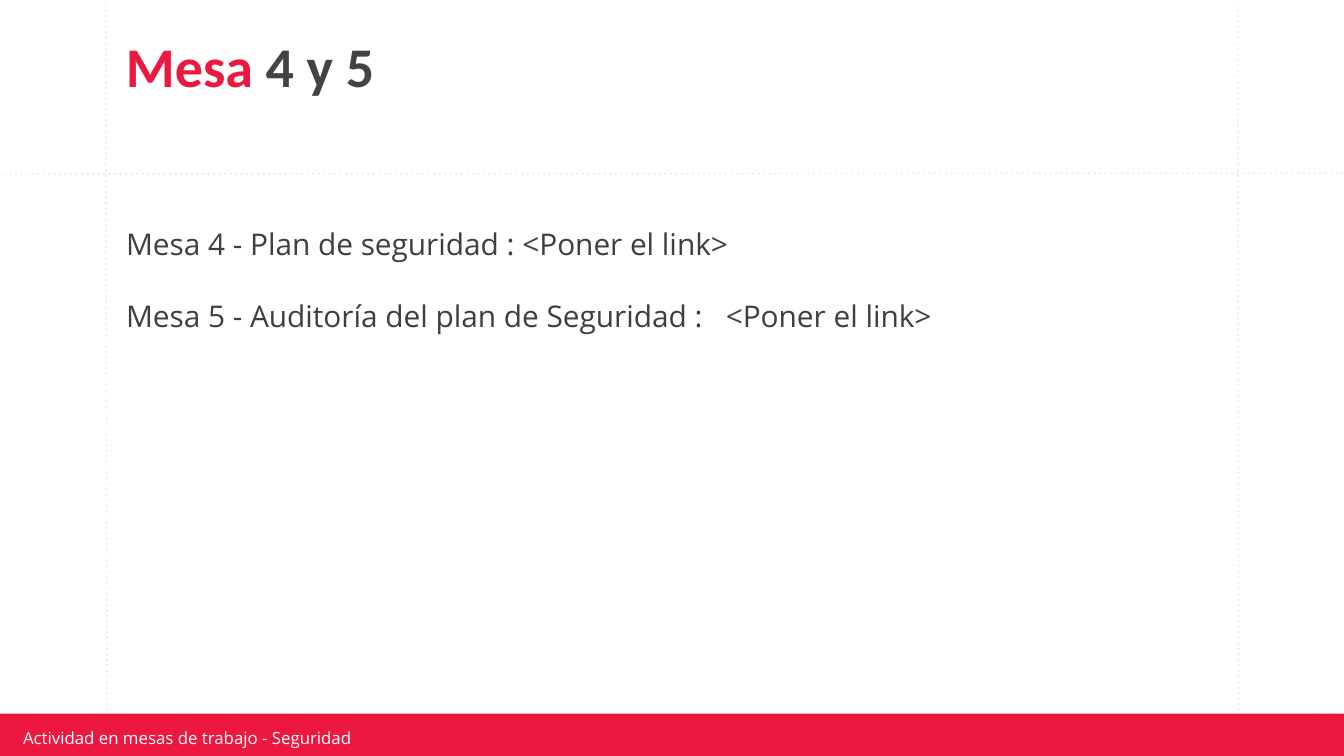
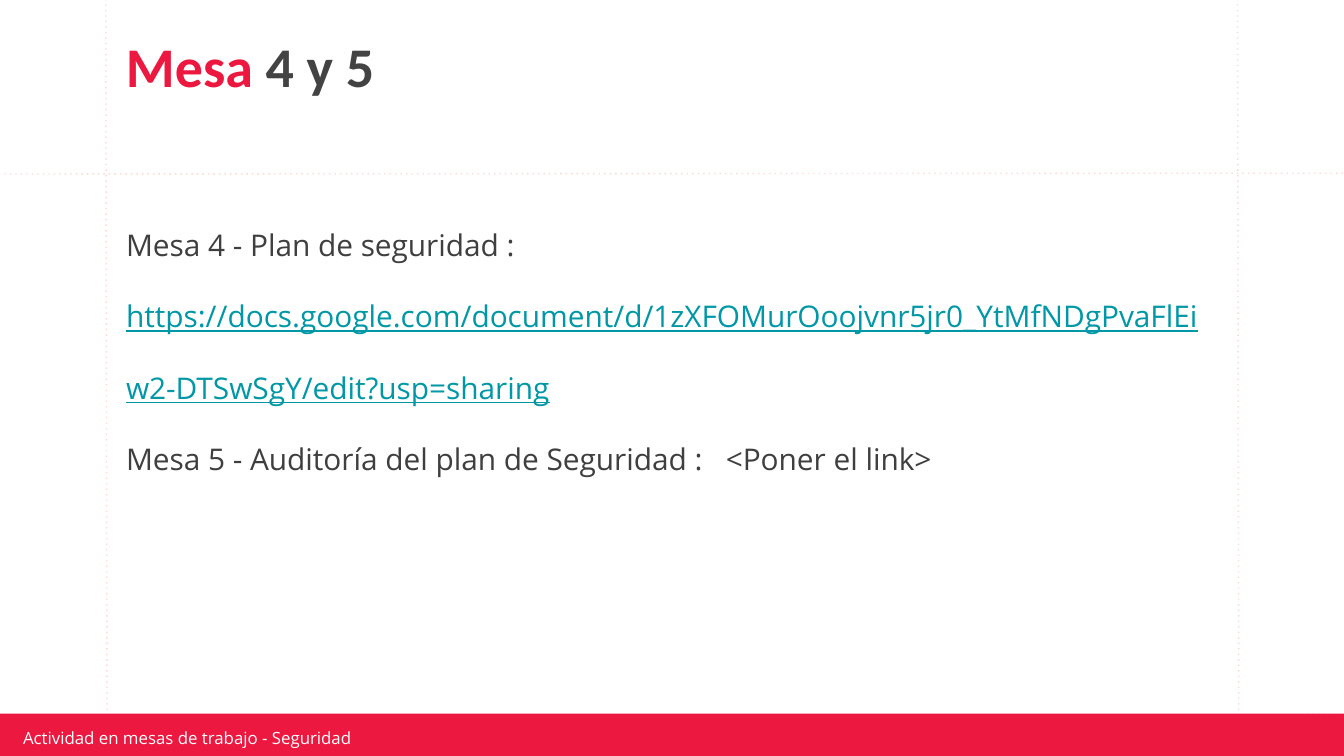
Before and after one commit to jpereyradh/Mochila_0921TDIIFN1C5LAED0921PT, a slide deck: slide 5 of Clase 25 - Seguriddad/Consignas/C25 - Actividad Seguridad y Auditoria ( Copiar 1 x camada - tiene 11 mesas).pptx. Drawn at 1344x756 pixels with LibreOffice and Linux fonts; fonts in the diff are those of the drawing; background and template pictures are left out. Boxes give left, top, right and bottom in pixels: in the first picture for what was removed or moved away, otherwise in the second. Text is boxed around its words. In the diff, an @@ line names an element or a change of style, - is before the commit and + after.

Commit message:
Intento2

```diff
--- a/Clase 25 - Seguriddad/Consignas/C25 - Actividad Seguridad y Auditoria ( Copiar 1 x camada - tiene 11 mesas).pptx
+++ b/Clase 25 - Seguriddad/Consignas/C25 - Actividad Seguridad y Auditoria ( Copiar 1 x camada - tiene 11 mesas).pptx
@@ text at (126,233,1197,477): text changed; text colour #3F3F3F to #0097A7 @@
-Mesa 4 - Plan de seguridad : <Poner el link>
-Mesa 5 - Auditoría del plan de Seguridad : <Poner el link>
+Mesa 4 - Plan de seguridad : https://docs.google.com/document/d/1zXFOMurOoojvnr5jr0_YtMfNDgPvaFlEiw2-DTSwSgY/edit?usp=sharing
+Mesa 5 - Auditoría del plan de Seguridad : <Poner el link>
```
